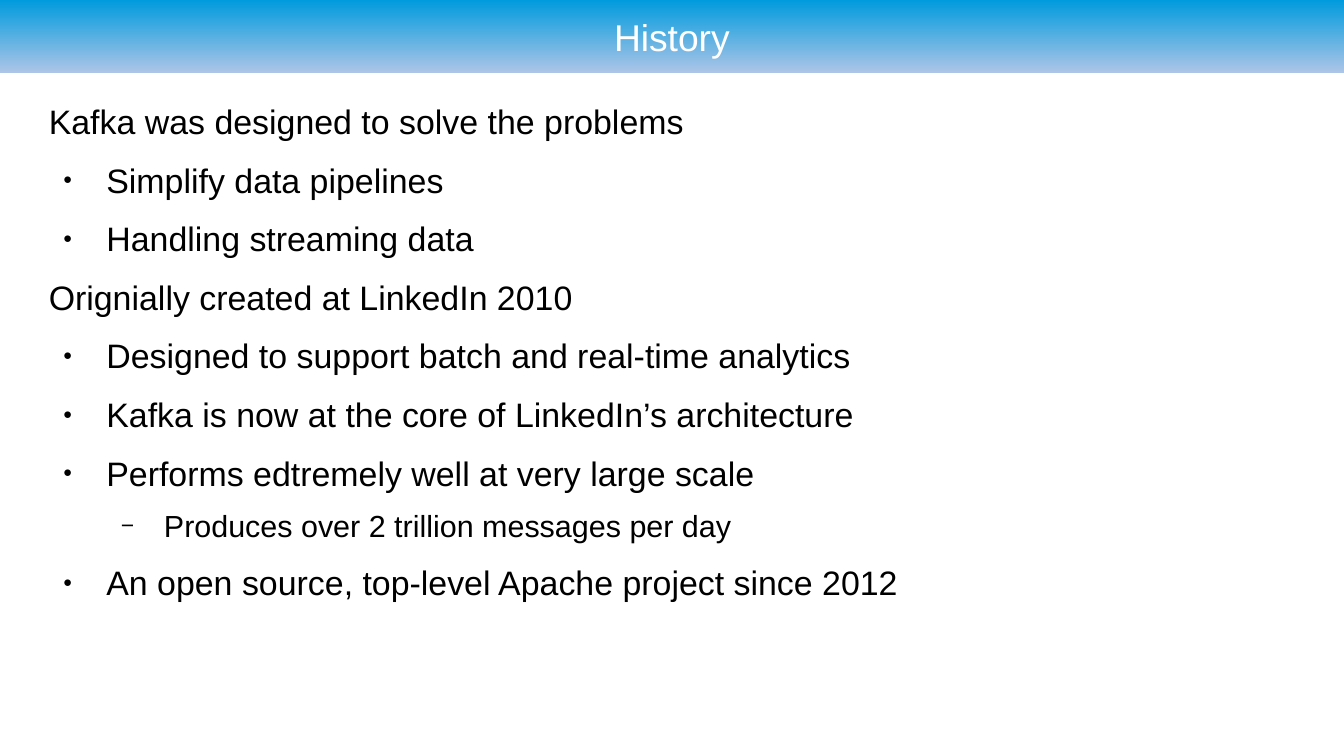
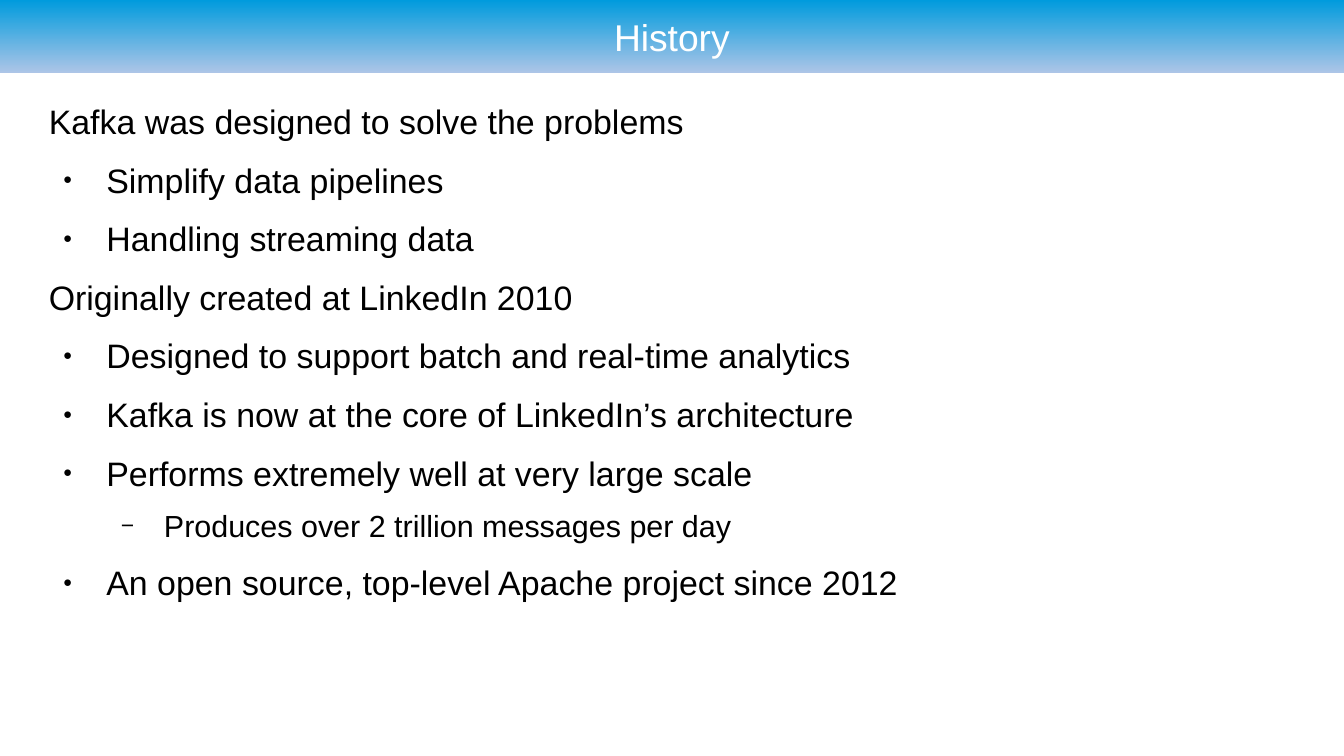
Before and after one commit to ryzlab/kafka-kompetensdag, a slide deck: slide 4 of doc/presentation.odp. Drawn at 1344x756 pixels with LibreOffice and Linux fonts; fonts in the diff are those of the drawing; background and template pictures are left out. Boxes give left, top, right and bottom in pixels: in the first picture for what was removed or moved away, otherwise in the second. Text is boxed around its words. In the diff, an @@ line names an element or a change of style, - is before the commit and + after.

```diff
--- a/doc/presentation.odp
+++ b/doc/presentation.odp
@@ text at [49,285,572,317]: text changed @@
-Orignially created at LinkedIn 2010
+Originally created at LinkedIn 2010
@@ text at [106,461,752,492]: text changed @@
-● Performs edtremely well at very large scale
+● Performs extremely well at very large scale
```
Also in this commit, not shown: 17 other slides changed, 2 slides added.
